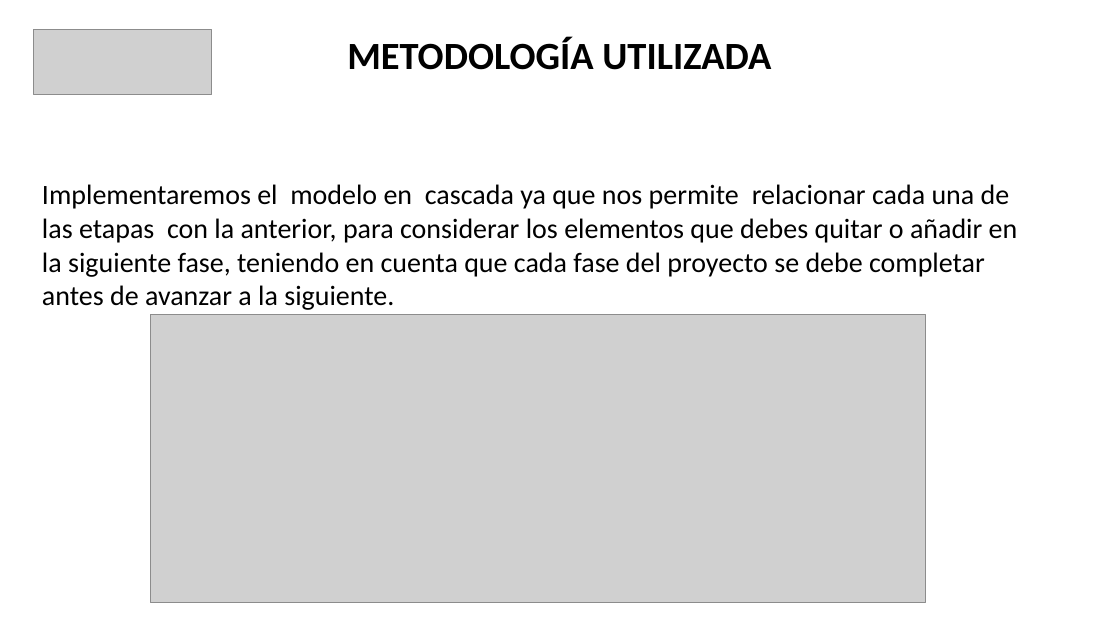
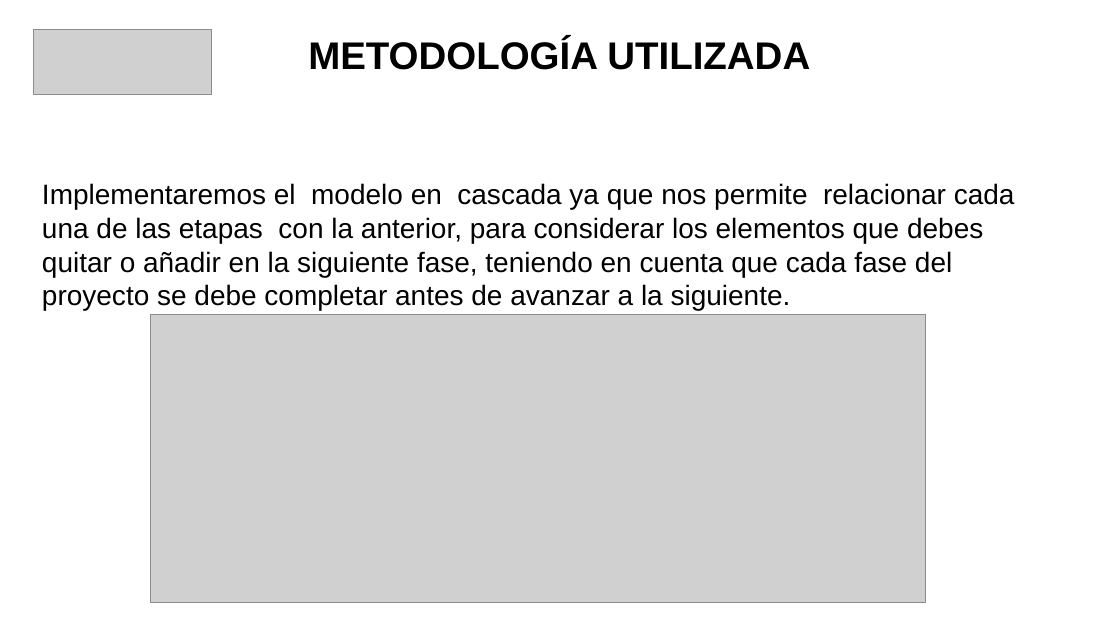
Before and after one commit to SebastianPacheco05/Reservify, a slide deck: slide 10 of docs/docs/files/GC-F-004FormatoPlantillaPresentacionPowerPointV09 (2).pptx. Drawn at 1120x630 pixels with LibreOffice and Linux fonts; fonts in the diff are those of the drawing; grey boxes stand for pictures; background and template pictures are left out. Boxes give left, top, right and bottom in pixels: in the first picture for what was removed or moved away, otherwise in the second. Text is boxed around its words. In the diff, an @@ line names an element or a change of style, - is before the commit and + after.

```diff
--- a/docs/docs/files/GC-F-004FormatoPlantillaPresentacionPowerPointV09 (2).pptx
+++ b/docs/docs/files/GC-F-004FormatoPlantillaPresentacionPowerPointV09 (2).pptx
@@ text "METODOLOGÍA UTILIZADA" at (308,39,810,70): font Calibri to Arial @@
@@ text "Implementaremos el modelo en cascada ..." at (42,183,1015,310): font Calibri to Arial @@
```
Also in this commit, not shown: 17 other slides changed, 5 other files.
